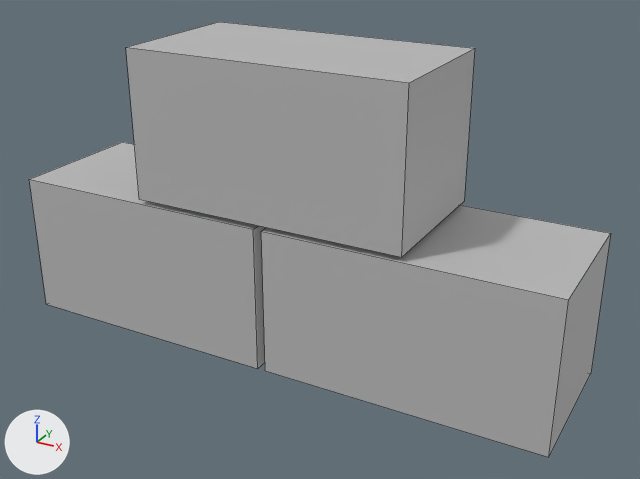
The FBX model Caventure/Assets/Art/LPGeometry/models_new/small_brick_pile.fbx: old version first, new version second.
Both versions are drawn from a camera (50 mm lens) standing at (0.0638, -0.0966, 0.0719) and looking at (0.0047, 0.0111, 0.0181). The lights are fixed; the arrows at lower left show +X, +Y and +Z. Mesh edges are drawn as thin lines. Where no turn or scale is listed for an object, it has been applied to the vertices.
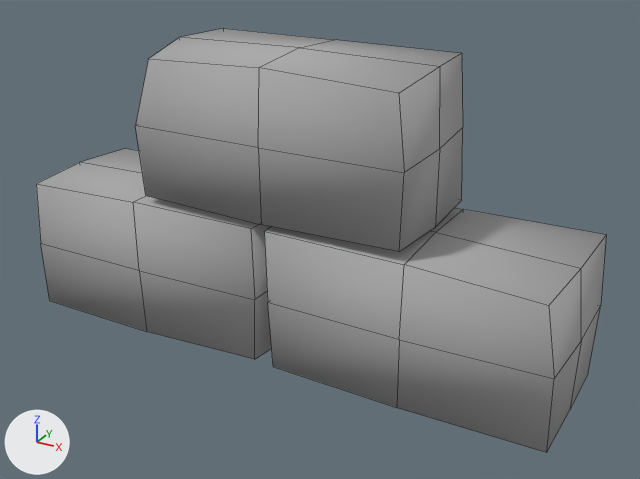
Pixel boxes [x1, y1, x2, y2] of what changed, in the pictures (640 x 479 px):
'pCube261', reshaped, moved: before [29, 22, 611, 457]; after [36, 28, 606, 453]
part 1 of me_mesh, rebuilt (6% narrower): before [126, 22, 475, 257]; after [136, 28, 463, 251]
part 2 of me_mesh, added: after [36, 149, 272, 359]
part 3 of me_mesh, built on: before [29, 142, 611, 457]; after [264, 208, 606, 453]

The change, as a list of edits to the scene's bpy script:
```text
Add mat_lambert2:
    mat_lambert2 = principled_material('lambert2')
    mat_lambert2.base_color = (0.4, 0.4, 0.4)  # grey #aaaaaa
    mat_lambert2.roughness = 0.767
Change me_mesh:
    used by ob_pcube261; location = (0.0, 0.0, 0.0)
    remove me_mesh.from_pydata(...)  # 24 vertices, 18 faces; spans x -0.0432..0.0445, y 0.0..0.0229, z 0.0..0.0465
    remove me_mesh.materials.append(mat_lambert1)  # grey #bcbcbc
    add me_mesh.from_pydata(...)  # 78 vertices, 72 faces; spans x -0.0455..0.0422, y -0.0007..0.0222, z -0.0007..0.0458
    me_mesh part 1: the loose piece of 8 vertices spanning x -0.0204..0.0228, y 0.0..0.0229, z 0.0236..0.0465 is rebuilt with 26 vertices and now spans x -0.0227..0.0205, y -0.0007..0.0222, z 0.0229..0.0458, in mat_lambert2 (grey #aaaaaa)
    me_mesh part 2: a new loose piece of 26 vertices spanning x -0.0455..-0.0023, y -0.0007..0.0222, z -0.0007..0.0222, in mat_lambert2 (grey #aaaaaa)
    me_mesh part 3
    15 vertices are removed from x -0.0432..0.0445, y 0.0..0.0229, z 0.0..0.0229
    12 faces are deleted
    25 vertices are added at x -0.001..0.0422, y -0.0007..0.0222, z -0.0007..0.0222
    24 new faces join them
    me_mesh part 4: the surface is now shaded smooth
    add me_mesh.materials.append(mat_lambert2)  # grey #aaaaaa
Change ob_pcube261:
    ob_pcube261.location: (0.0, 0.0, 0.0) -> (0.0023, 0.0007, 0.0007)
```
